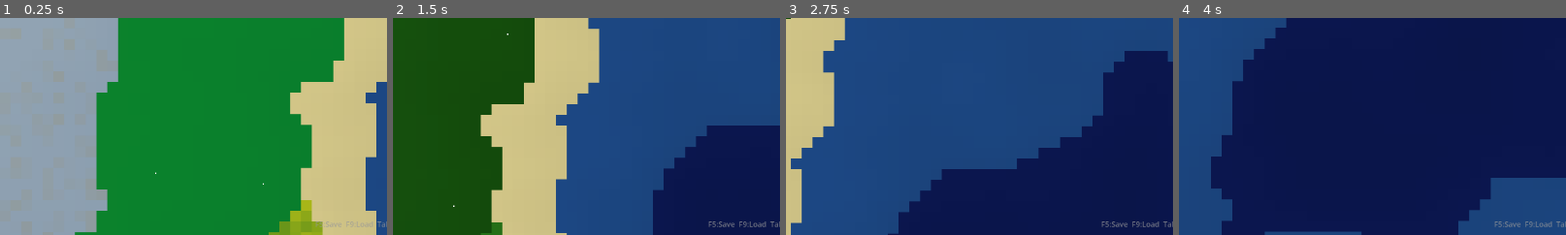
Above: before the commit, frames 1-4 (left to right).
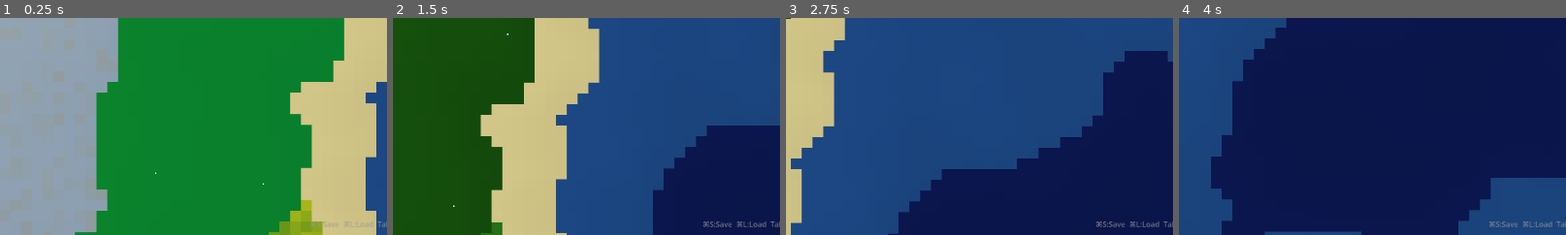
Above: after the commit, the same moments.

Repository: hyunlord/new-world
Game: Godot game, scene res://scenes/main/main.tscn
Two runs of this game, one before a commit and one after it. Both use one fixed random seed, a clock stepped at 60 frames per second and the inputs below.
Inputs (mouse positions are % of the whole screen's width and height, from its top left):
- Up to frame 1 (0.25 s): no input
- Up to frame 2 (1.5 s): tap Enter at 0.5 s; move the mouse to (72, 45) at 0.52 s; hold D 0.53-1.25 s; tap L at 0.6 s; click (72, 45) at 0.67 s; tap Space at 0.77, 1.07 s; tap Tab at 0.8 s; drag from (30, 55) to (45, 70) at 1.27 s
- Up to frame 3 (2.75 s): tap Space at 2, 2.1 s; move the mouse to (60, 28) at 2.02 s; hold D from 2.03 s (still down); tap L at 2.3 s
- Up to frame 4 (4 s): release D at 2.75 s; drag from (45, 70) to (20, 35) at 2.77 s; move the mouse to (80, 65) at 3.52 s; hold A from 3.53 s (still down); tap Tab at 3.6 s; tap Space at 3.77, 3.8 s
The pictures show only the part of the screen within x 38-87%, y 50-100%; the shares and areas given below are measured in that part.

The runs differ from the first frame. In frame 1, less than 0.1% of the frame differs, in the area x 80-92%, y 93-97%; in frame 2, 0.2%, in the area x 80-97%, y 93-97%; in frame 3, 0.2%; in frame 4, 0.2%.

Commit message:
chore: change save/load shortcuts from F5/F9 to Cmd+S/Cmd+L
macOS Cmd maps to ctrl_pressed in Godot. Updated _unhandled_input,
HUD key hints, startup banner, and docs to reflect new bindings.

Co-Authored-By: Claude Opus 4.6 <noreply@anthropic.com>

Diff:
--- a/scenes/main/main.gd
+++ b/scenes/main/main.gd
@@ -193,19 +193,24 @@
 
 func _unhandled_input(event: InputEvent) -> void:
 	if event is InputEventKey and event.pressed and not event.echo:
-		match event.keycode:
-			KEY_SPACE:
-				sim_engine.toggle_pause()
-			KEY_PERIOD:
-				sim_engine.increase_speed()
-			KEY_COMMA:
-				sim_engine.decrease_speed()
-			KEY_TAB:
-				world_renderer.toggle_resource_overlay()
-			KEY_F5:
-				_save_game()
-			KEY_F9:
-				_load_game()
+		if event.ctrl_pressed:
+			match event.keycode:
+				KEY_S:
+					_save_game()
+					get_viewport().set_input_as_handled()
+				KEY_L:
+					_load_game()
+					get_viewport().set_input_as_handled()
+		else:
+			match event.keycode:
+				KEY_SPACE:
+					sim_engine.toggle_pause()
+				KEY_PERIOD:
+					sim_engine.increase_speed()
+				KEY_COMMA:
+					sim_engine.decrease_speed()
+				KEY_TAB:
+					world_renderer.toggle_resource_overlay()
 
 
 func _save_game() -> void:
@@ -253,6 +258,6 @@
 	print("    . (period)     = Speed up")
 	print("    , (comma)      = Speed down")
 	print("    Tab            = Toggle resource overlay")
-	print("    F5             = Quick Save")
-	print("    F9             = Quick Load")
+	print("    Cmd+S          = Quick Save")
+	print("    Cmd+L          = Quick Load")
 	print("")
--- a/scripts/ui/hud.gd
+++ b/scripts/ui/hud.gd
@@ -346,7 +346,7 @@
 
 func _build_key_hints() -> void:
 	_hint_label = Label.new()
-	_hint_label.text = "F5:Save  F9:Load  Tab:Resources  Space:Pause"
+	_hint_label.text = "\u2318S:Save  \u2318L:Load  Tab:Resources  Space:Pause"
 	_hint_label.add_theme_font_size_override("font_size", 11)
 	_hint_label.add_theme_color_override("font_color", Color(0.6, 0.6, 0.6, 0.7))
 	_hint_label.horizontal_alignment = HORIZONTAL_ALIGNMENT_RIGHT
Not shown, changed: docs/CONTROLS.md
Not shown, changed: docs/VISUAL_GUIDE.md
